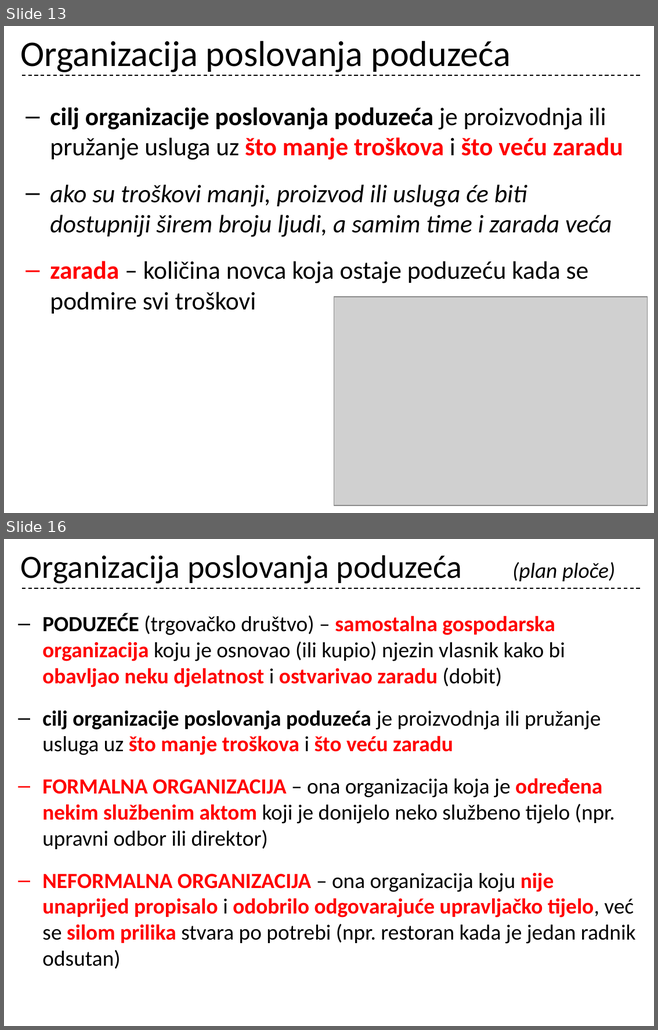
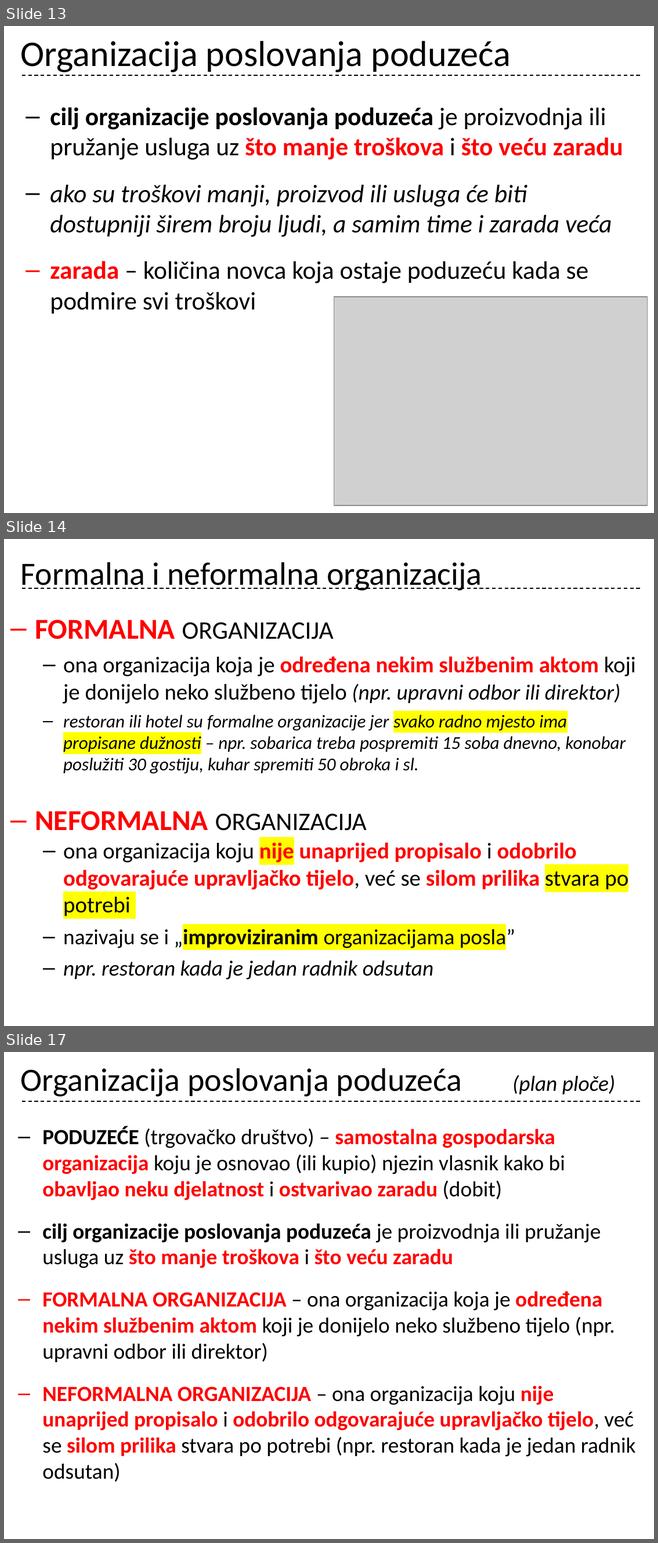
Before and after one commit to cornx/print, a slide deck: data/prezentacije/organizacija/001_Organizacija_uvod.pptx. Shown one above the other, each under a label of ours: slides 13 and 16 before the commit, slides 13, 14 and 17 after it; the slides between them are not shown. The pictures are 658x1030 and 658x1543 pixels, drawn with LibreOffice and Linux fonts; fonts in the diff are those of the drawing; grey boxes stand for pictures. Boxes give left, top, right and bottom in pixels: in the first picture for what was removed or moved away, otherwise in the second. Text is boxed around its words. In the diff, an @@ line names an element or a change of style, - is before the commit and + after.

```diff
--- a/data/prezentacije/organizacija/001_Organizacija_uvod.pptx
+++ b/data/prezentacije/organizacija/001_Organizacija_uvod.pptx
@@ slide 14 added at <box>4,539,654,1026</box>, background #FFFFFF; not listed: 1 template element that a slide beside it also shows @@
@@ title added at <box>21,562,481,591</box>, 36 pt, text #000000 @@
+Formalna i neformalna organizacija
@@ text added at <box>35,620,636,979</box>, 25 pt, text #000000 @@
+– FORMALNA ORGANIZACIJA
+  – ona organizacija koja je određena nekim službenim aktom koji je donijelo neko službeno tijelo (npr. upravni odbor ili direktor)
+  – restoran ili hotel su formalne organizacije jer svako radno mjesto ima propisane dužnosti – npr. sobarica treba pospremiti 15 soba dnevno, konobar poslužiti 30 gostiju, kuhar spremiti 50 obroka i sl.
+– NEFORMALNA ORGANIZACIJA
+  – ona organizacija koju nije unaprijed propisalo i odobrilo odgovarajuće upravljačko tijelo, već se silom prilika stvara po potrebi
+  – nazivaju se i „improviziranim organizacijama posla”
+  – npr. restoran kada je jedan radnik odsutan
@@ what was slide 16 is now slide 17 @@
```
Also in this commit, not shown: 9 slides changed, 1 other file.
